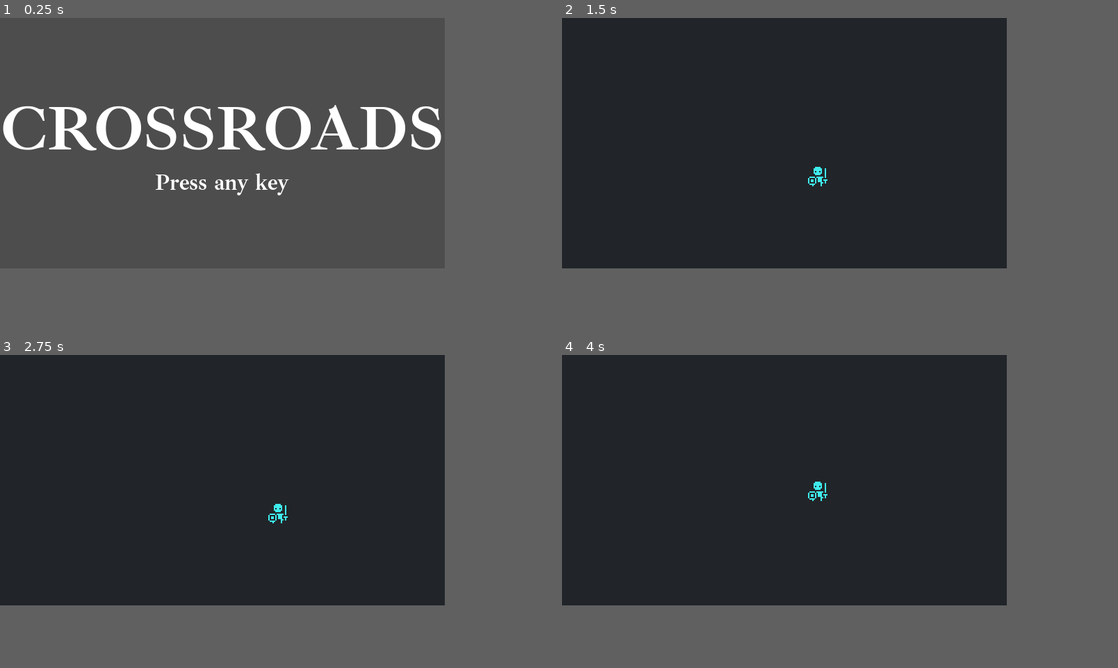
Above: before the commit, frames 1-4 (two rows, left to right).
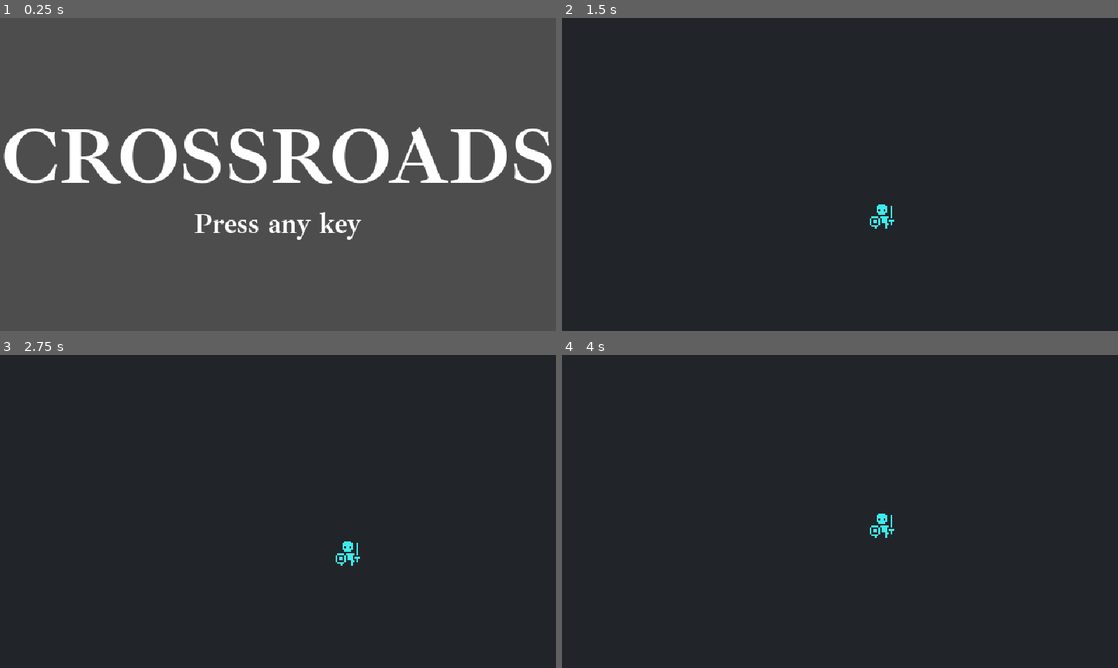
Above: after the commit, the same moments.

Repository: lilytastic/godot-roguelike
Game: Godot game, scene res://title.tscn
Same seed, same stepped clock (60 frames per second), same inputs: the game is played once before the commit and once after it.
Inputs:
- Up to frame 1 (0.25 s): no input
- Up to frame 2 (1.5 s): tap Enter at 0.5 s; hold D (move_right) 0.53-1.28 s; tap Space at 1.25 s; hold S (move_down) from 1.28 s (still down)
- Up to frame 3 (2.75 s): tap Enter at 2 s; release S (move_down) at 2.03 s; hold D (move_right) from 2.03 s (still down)
- Up to frame 4 (4 s): tap Space at 2.75 s; release D (move_right) at 2.78 s; hold W (move_up) 2.78-3.53 s; tap Enter at 3.5 s; hold A (move_left) from 3.53 s (still down)
In our replay, the window is 640x360 before the commit and 800x450 after it. These sizes can differ from the game's own. Grey fills any space a smaller window leaves; there, only what the larger window draws over its background counts as a difference.

The runs differ from the first frame. In frame 1, 10% of the frame differs, in the area x 0-100%, y 27-71%; in frame 2, 0.2%; in frame 3, 0.2%; in frame 4, 0.2%.

Commit message:
refactor

Diff:
--- a/engine/classes/entity.gd
+++ b/engine/classes/entity.gd
@@ -4,10 +4,8 @@
 var _blueprint: String
 
 var blueprint: Blueprint:
-	get:
-		return ECS.blueprints.get(_blueprint, null)
-	set(value):
-		_blueprint = value.id
+	get: return ECS.blueprints.get(_blueprint, null)
+	set(value): _blueprint = value.id
 
 func _init(opts: EntityCreationOptions):
 	print(opts.blueprint)
--- a/engine/classes/glyph.gd
+++ b/engine/classes/glyph.gd
@@ -4,7 +4,7 @@
 var fg: Color
 var bg: Color
 
-func _init(props: Dictionary):
+func _init(props: Dictionary) -> void:
 	ch = props.get("ch", '')
 	if props.has('fg'):
 		fg = Color(
@@ -18,3 +18,9 @@
 			props.bg[1] / 255,
 			props.bg[2] / 255
 		)
+
+static func to_atlas_texture() -> AtlasTexture:
+	var atlas = AtlasTexture.new()
+	atlas.set_atlas(preload('res://monochrome-transparent_packed.png'))
+	atlas.region = Rect2(432, 0, 16, 16)
+	return atlas
--- a/engine/ecs.gd
+++ b/engine/ecs.gd
@@ -11,3 +11,38 @@
 static func add(_entity: Entity) -> int:
 	entities[_entity.uuid] = _entity
 	return _entity.uuid
+
+static func create(opts: EntityCreationOptions):
+	var actor: PackedScene = preload("res://game/actor.tscn")
+	var new_actor = actor.instantiate()
+
+	var new_entity = Entity.new(opts)
+	var new_id = ECS.add(new_entity)
+	print(new_id, ECS.entity(new_id))
+	new_actor.load(new_id)
+	return new_actor
+
+static func load_data() -> void:
+	var resources = Files.get_all_files('res://data')
+	var preprocess: Dictionary
+
+	for resource in resources:
+		print(resource)
+		var data = Files.get_dictionary(resource)
+		if data.has('blueprints'):
+			var _blueprints = data.blueprints
+			for blueprint in _blueprints:
+				if blueprint.has('id'):
+					preprocess[blueprint.id] = Blueprint.new(blueprint)
+
+	for blueprint in preprocess:
+		var current = preprocess[blueprint]
+		var curr = preprocess[blueprint]
+		while curr.parent:
+			if !preprocess.has(curr.parent):
+				break
+			curr = preprocess[curr.parent]
+			current.concat(curr)
+
+	blueprints = preprocess
+	print(blueprints.values().size(), " records loaded")
--- /dev/null
+++ b/engine/file-access.gd
@@ -0,0 +1,37 @@
+class_name Files
+
+
+static func get_dictionary(path: String) -> Dictionary:
+	var file_access = FileAccess.open(path, FileAccess.READ)
+	var file = JSON.parse_string(file_access.get_as_text())
+	file_access.close()
+	return file.data if file.has('data') else {}
+
+
+## returns list of files at given path recursively
+## [br]taken from - https://gist.github.com/hiulit/772b8784436898fd7f942750ad99e33e
+static func get_all_files(path: String, file_ext := "", files : Array[String] = []) -> Array[String]:
+	var dir : = DirAccess.open(path)
+	if file_ext.begins_with("."): # get rid of starting dot if we used, for example ".tscn" instead of "tscn"
+		file_ext = file_ext.substr(1,file_ext.length()-1)
+
+	if DirAccess.get_open_error() == OK:
+		dir.list_dir_begin()
+
+		var file_name = dir.get_next()
+
+		while file_name != "":
+			if dir.current_is_dir():
+				# recursion
+				files = get_all_files(dir.get_current_dir() +"/"+ file_name, file_ext, files)
+			else:
+				if file_ext and file_name.get_extension() != file_ext:
+					file_name = dir.get_next()
+					continue
+
+				files.append(dir.get_current_dir() +"/"+ file_name)
+
+			file_name = dir.get_next()
+	else:
+		print("[get_all_files()] An error occurred when trying to access %s." % path)
+	return files
--- a/game/actor.gd
+++ b/game/actor.gd
@@ -1,15 +1,18 @@
 extends Sprite2D
 
 var entity: Entity:
-	get:
-		return ECS.entity(_entity)
+	get: return ECS.entity(_entityId)
 
-var _entity: int
+var _entityId: int
 
-func load(__entity: int):
-	_entity = __entity
-	var atlas = AtlasTexture.new()
-	atlas.set_atlas(preload('res://monochrome-transparent_packed.png'))
-	atlas.region = Rect2(432, 0, 16, 16)
-	set_texture(atlas)
-	modulate = entity.blueprint.glyph.fg
+var blueprint: Blueprint:
+	get: return entity.blueprint
+
+var glyph: Glyph:
+	get: return blueprint.glyph
+
+func load(id: int):
+	_entityId = id
+	if glyph:
+		set_texture(glyph.to_atlas_texture())
+		modulate = glyph.fg
--- a/game/game.gd
+++ b/game/game.gd
@@ -1,11 +1,11 @@
 extends Node
 
 const PC_TAG = 'PC'
+var player: Sprite2D
 
 func _ready() -> void:
 	RenderingServer.set_default_clear_color(Palette.PALETTE.BACKGROUND)
-	_load_resources()
-	print(ECS.blueprints.values().size(), " records loaded")
+	ECS.load_data()
 
 	_create_pc()
 
@@ -17,25 +17,17 @@
 
 
 func _create_pc() -> void:
-	var actor: PackedScene = preload("res://game/actor.tscn")
-	var new_pc: Node2D
-	var new_position: Vector2i = Vector2i(0, 0)
-
-
 	var options = EntityCreationOptions.new()
 	options.blueprint = 'hero'
-	var new_id = ECS.add(Entity.new(options))
-	print(new_id, ECS.entity(new_id))
-	new_pc = actor.instantiate()
-	new_pc.load(new_id)
-	new_pc.position = Coords.get_position(new_position)
-	new_pc.add_to_group(PC_TAG)
-	add_child(new_pc)
+	player = ECS.create(options)
+	var new_position: Vector2i = Vector2i(0, 0)
+	player.position = Coords.get_position(new_position)
+	player.add_to_group(PC_TAG)
+	add_child(player)
 
 
 func _move_pc(direction: StringName) -> void:
-	var pc: Node2D = get_tree().get_first_node_in_group(PC_TAG)
-	var coord: Vector2i = Coords.get_coord(pc)
+	var coord: Vector2i = Coords.get_coord(player)
 
 	match direction:
 		InputTag.MOVE_LEFT:
@@ -47,60 +39,4 @@
 		InputTag.MOVE_DOWN:
 			coord += Vector2i.DOWN
 
-	pc.position = Coords.get_position(coord)
-
-
-func _load_resources() -> void:
-	var resources = get_all_files('res://data')
-	var preprocess: Dictionary
-	for resource in resources:
-		print(resource)
-		var file_access = FileAccess.open(resource, FileAccess.READ)
-		var file = JSON.parse_string(file_access.get_as_text())
-		file_access.close()
-		var data = file.data if file.has('data') else {}
-		if data.has('blueprints'):
-			var _blueprints = data.blueprints
-			for blueprint in _blueprints:
-				if blueprint.has('id'):
-					preprocess[blueprint.id] = Blueprint.new(blueprint)
-
-	for blueprint in preprocess:
-		var current = preprocess[blueprint]
-		var curr = preprocess[blueprint]
-		while curr.parent:
-			if !preprocess.has(curr.parent):
-				break
-			curr = preprocess[curr.parent]
-			current.concat(curr)
-
-	ECS.blueprints = preprocess
-
-
-## returns list of files at given path recursively
-## [br]taken from - https://gist.github.com/hiulit/772b8784436898fd7f942750ad99e33e
-static func get_all_files(path: String, file_ext := "", files : Array[String] = []) -> Array[String]:
-	var dir : = DirAccess.open(path)
-	if file_ext.begins_with("."): # get rid of starting dot if we used, for example ".tscn" instead of "tscn"
-		file_ext = file_ext.substr(1,file_ext.length()-1)
-
-	if DirAccess.get_open_error() == OK:
-		dir.list_dir_begin()
-
-		var file_name = dir.get_next()
-
-		while file_name != "":
-			if dir.current_is_dir():
-				# recursion
-				files = get_all_files(dir.get_current_dir() +"/"+ file_name, file_ext, files)
-			else:
-				if file_ext and file_name.get_extension() != file_ext:
-					file_name = dir.get_next()
-					continue
-
-				files.append(dir.get_current_dir() +"/"+ file_name)
-
-			file_name = dir.get_next()
-	else:
-		print("[get_all_files()] An error occurred when trying to access %s." % path)
-	return files
+	player.position = Coords.get_position(coord)
--- a/project.godot
+++ b/project.godot
@@ -17,10 +17,11 @@
 
 [display]
 
-window/size/viewport_width=640
-window/size/viewport_height=360
+window/size/viewport_width=1280
+window/size/viewport_height=720
 window/stretch/mode="viewport"
 window/stretch/aspect="expand"
+window/stretch/scale=2.0
 window/stretch/scale_mode="integer"
 
 [dotnet]
